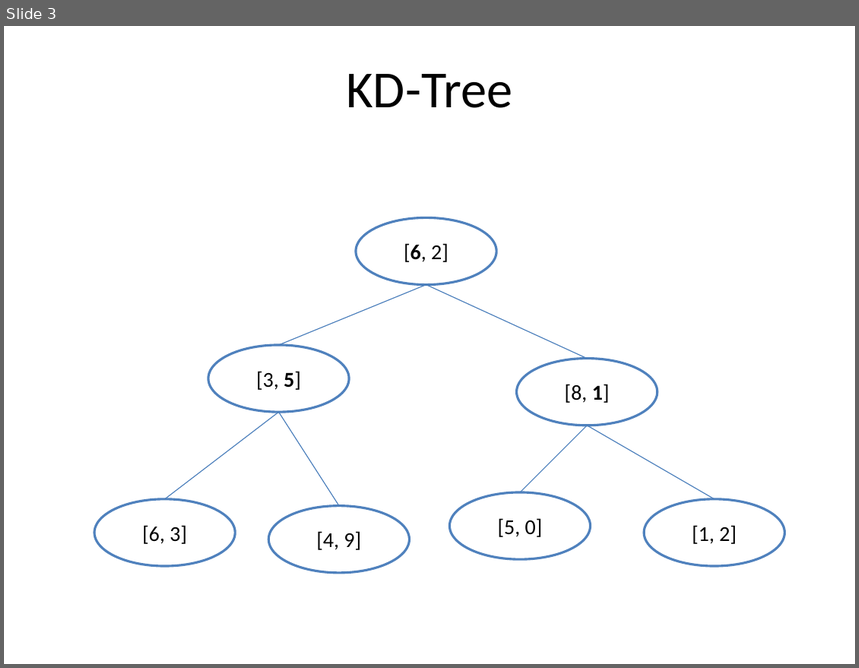
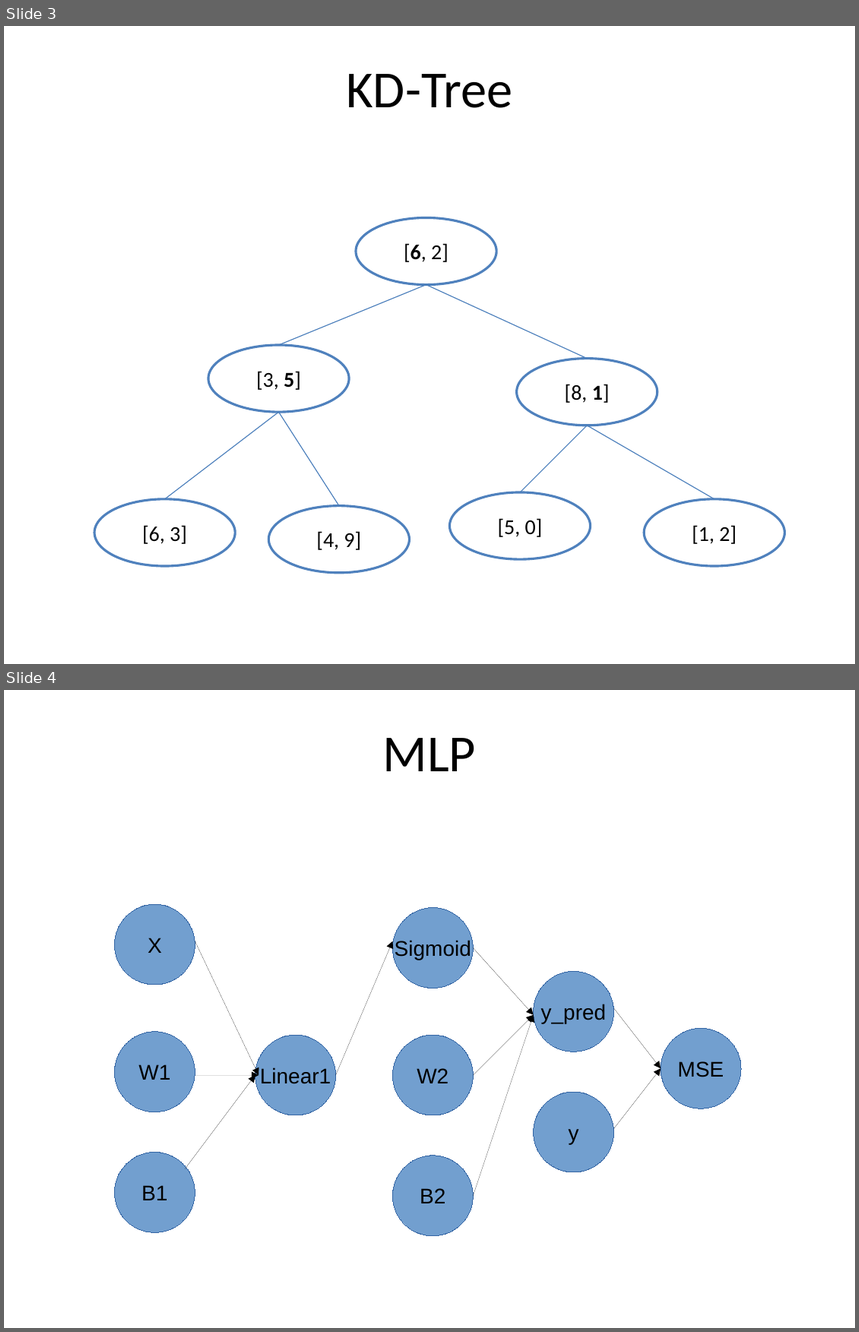
Before and after one commit to tushushu/imylu, a slide deck: other/tree_pictures.pptx. Shown one above the other, each under a label of ours: slide 3 before the commit, slides 3 and 4 after it. The pictures are 859x668 and 859x1332 pixels, drawn with LibreOffice and Linux fonts; fonts in the diff are those of the drawing. Boxes give left, top, right and bottom in pixels: in the first picture for what was removed or moved away, otherwise in the second. Text is boxed around its words. In the diff, an @@ line names an element or a change of style, - is before the commit and + after.

```diff
--- a/other/tree_pictures.pptx
+++ b/other/tree_pictures.pptx
@@ slide 4 added at (4, 690, 855, 1328), background #FFFFFF @@
@@ text added at (383, 738, 477, 771), 44 pt, text #000000 @@
+MLP
@@ ellipse added at (115, 904, 195, 985), fill #729FCF, outline #3465A4 0.75 pt, 18 pt, text #000000 @@
+X
@@ ellipse added at (393, 908, 473, 988), fill #729FCF, outline #3465A4 0.75 pt, 18 pt, text #000000 @@
+Sigmoid
@@ arrow added from (195, 941) to (259, 1075), #000000 0.75 pt @@
@@ arrow added from (336, 1075) to (393, 941), #000000 0.75 pt @@
@@ arrow added from (473, 948) to (534, 1015), #000000 0.75 pt @@
@@ ellipse added at (534, 972, 614, 1052), fill #729FCF, outline #3465A4 0.75 pt, 18 pt, text #000000 @@
+y_pred
@@ arrow added from (614, 1008) to (661, 1068), #000000 0.75 pt @@
@@ arrow added from (473, 1075) to (534, 1015), #000000 0.75 pt @@
@@ arrow added from (473, 1195) to (534, 1015), #000000 0.75 pt @@
@@ ellipse added at (661, 1029, 741, 1109), fill #729FCF, outline #3465A4 0.75 pt, 18 pt, text #000000 @@
+MSE
@@ ellipse added at (115, 1032, 195, 1113), fill #729FCF, outline #3465A4 0.75 pt, 18 pt, text #000000 @@
+W1
@@ ellipse added at (255, 1036, 335, 1116), fill #729FCF, outline #3465A4 0.75 pt, 18 pt, text #000000 @@
+Linear1
@@ ellipse added at (393, 1036, 473, 1116), fill #729FCF, outline #3465A4 0.75 pt, 18 pt, text #000000 @@
+W2
@@ arrow added from (186, 1170) to (255, 1075), #000000 0.75 pt @@
@@ arrow added from (195, 1075) to (259, 1075), #000000 0.75 pt @@
@@ arrow added from (614, 1129) to (661, 1068), #000000 0.75 pt @@
@@ ellipse added at (534, 1092, 614, 1172), fill #729FCF, outline #3465A4 0.75 pt, 18 pt, text #000000 @@
+y
@@ ellipse added at (115, 1152, 195, 1232), fill #729FCF, outline #3465A4 0.75 pt, 18 pt, text #000000 @@
+B1
@@ ellipse added at (393, 1156, 473, 1236), fill #729FCF, outline #3465A4 0.75 pt, 18 pt, text #000000 @@
+B2
```
Also in this commit, not shown: 2 other slides changed, 5 other files.
